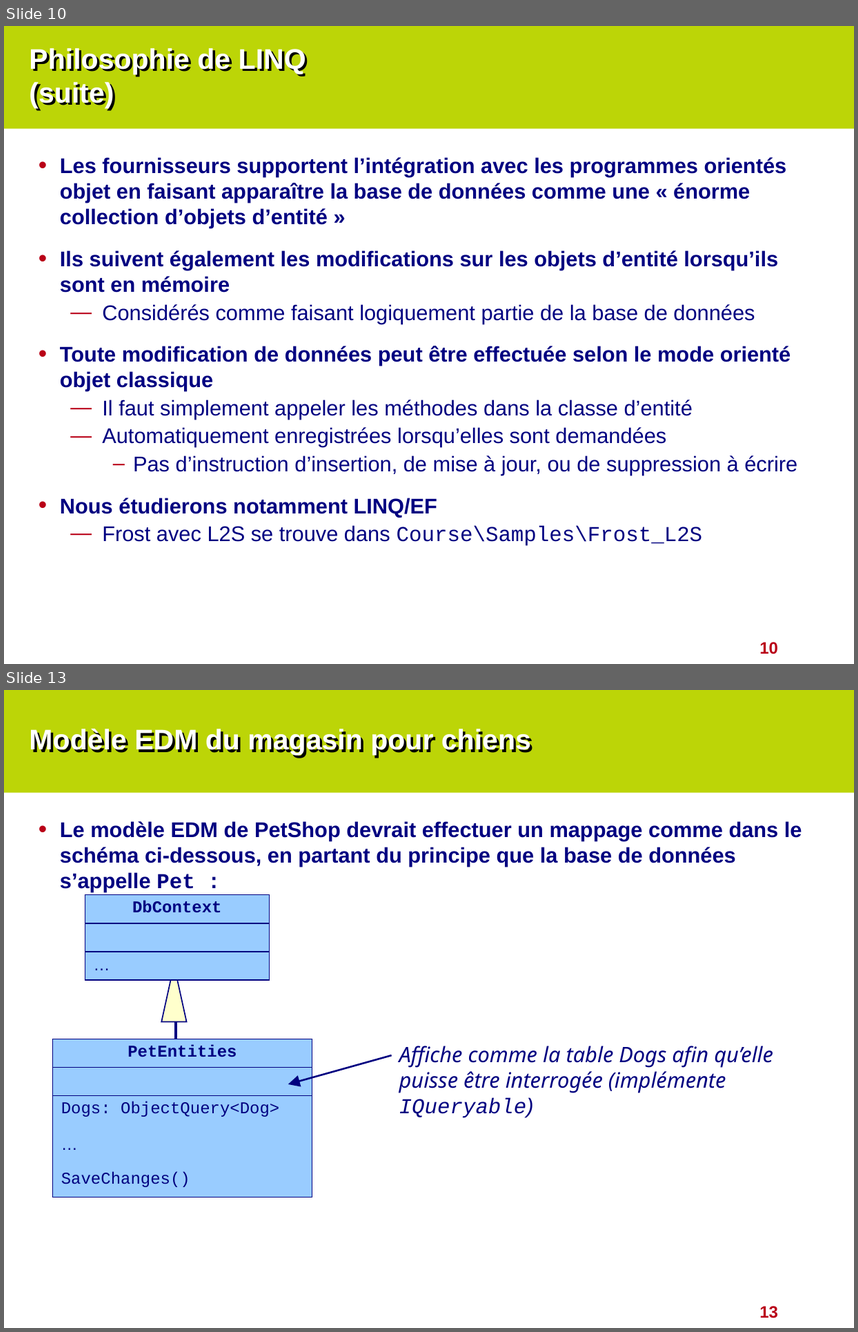
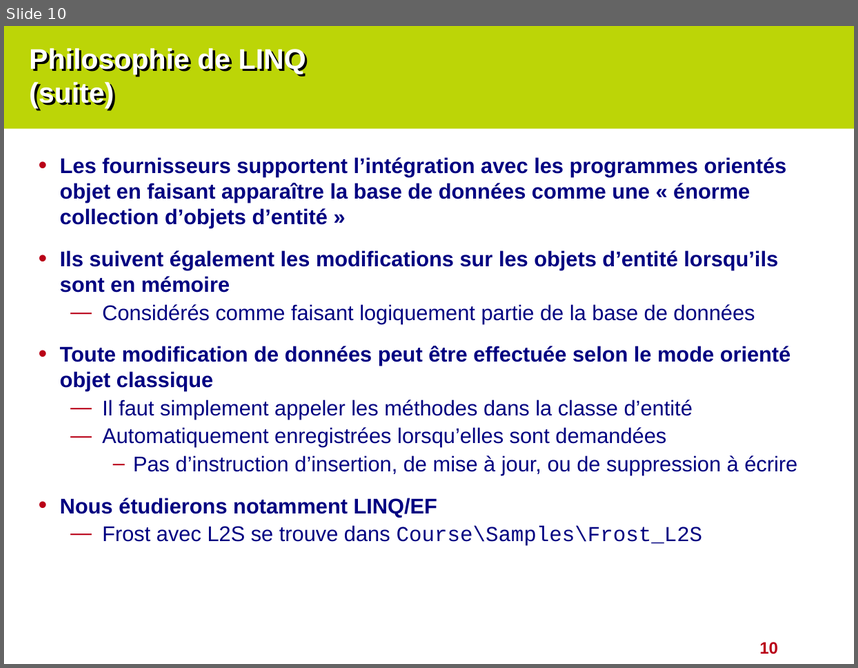
Before and after one commit to cyrilvincent/cs-advanced, a slide deck: ppt/CSAdvanced-06-EF.pptx. Shown one above the other, each under a label of ours: slides 10 and 13 before the commit, slide 10 after it; the slides between them are not shown. The pictures are 858x1332 and 858x668 pixels, drawn with LibreOffice and Linux fonts; fonts in the diff are those of the drawing. Boxes give left, top, right and bottom in pixels: in the first picture for what was removed or moved away, otherwise in the second. Text is boxed around its words. In the diff, an @@ line names an element or a change of style, - is before the commit and + after.

```diff
--- a/ppt/CSAdvanced-06-EF.pptx
+++ b/ppt/CSAdvanced-06-EF.pptx
@@ slide 13 removed at bbox=[4, 690, 854, 1328], background #BCD507; not listed: 2 template elements that a slide beside it also shows @@
@@ title removed at bbox=[29, 729, 531, 756] @@
-Modèle EDM du magasin pour chiens
@@ text removed at bbox=[60, 821, 802, 892] @@
-• Le modèle EDM de PetShop devrait effectuer un mappage comme dans le schéma ci-dessous, en partant du principe que la base de données s’appelle Pet :
@@ table removed at bbox=[85, 895, 269, 978], 3 rows, 1 columns @@
-DbContext
-
-…
@@ triangle removed at bbox=[161, 965, 186, 1021] @@
@@ line removed from (176, 990) to (176, 1074) @@
@@ table removed at bbox=[52, 1038, 312, 1194], 3 rows, 1 columns @@
-PetEntities
-
-Dogs: ObjectQuery<Dog> / … / SaveChanges()
@@ arrow removed from (392, 1056) to (288, 1083) @@
@@ text removed at bbox=[399, 1045, 773, 1118] @@
-Affiche comme la table Dogs afin qu’elle puisse être interrogée (implémente IQueryable)
```
Also in this commit, not shown: 1 slide added, 12 other slides removed, 10 other files.
